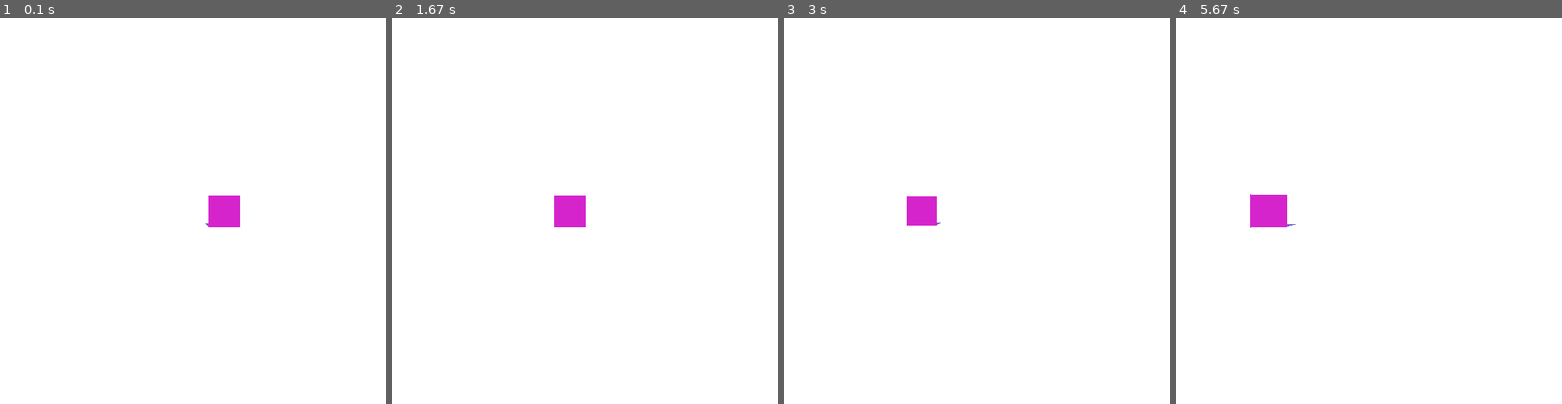
Above: before the commit, frames 1-4 (left to right).
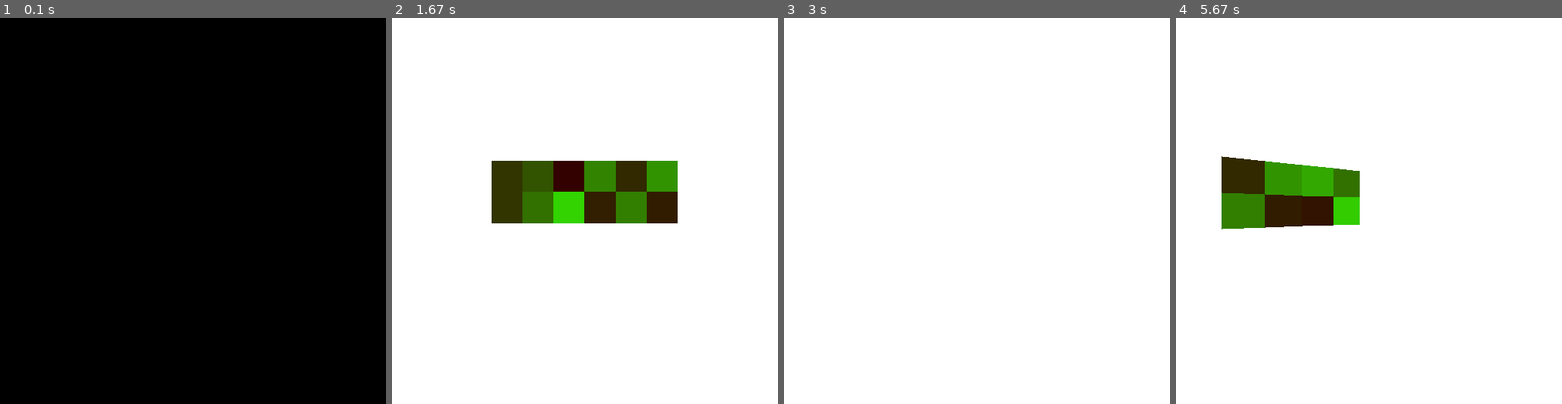
Above: after the commit, the same moments.

Repository: horus-4ever/python-pygame-3D-test
Game: pygame game, started from main.py
The game is run twice, just before and just after one commit, with the same random seed, the same clock (stepped at 60 frames per second) and the same inputs.
Inputs:
- Up to frame 1 (0.1 s): no input
- Up to frame 2 (1.67 s): hold D 0.33-0.8 s; hold Shift 0.83-1.3 s; hold D 0.83-1.3 s; hold D from 1.33 s (still down)
- Up to frame 3 (3 s): release D at 1.8 s; hold S 1.83-2.13 s; hold D 2.17-2.8 s; hold P from 2.83 s (still down); hold S from 2.83 s (still down)
- Up to frame 4 (5.67 s): release P at 3.2 s; release S at 3.2 s; tap M at 3.23 s; tap Space at 3.97 s; tap L at 4.3 s; hold Z 5.13-5.6 s; hold D 5.13-5.6 s; tap O at 5.63 s

The runs differ from the first frame. In frame 1, 100% of the frame differs, in the area x 0-100%, y 0-100%; in frame 2, 7.9%; in frame 3, 0.6%; in frame 4, 5.8%.

Commit message:
Creation of chunks

Diff:
--- a/camera.py
+++ b/camera.py
@@ -1,5 +1,8 @@
 from utils import D3Point, D2Point, D3Angle
-from math import cos, sin, tan, sqrt
+from math import cos, sin, tan, sqrt, atan, degrees, pi
+
+
+S = pi / 4
 
 
 class Camera:
@@ -8,9 +11,8 @@
         self.angle = angle
         self.relative = relative
 
-    def render_point(self, point: D3Point) -> D2Point:
+    def _render_point(self, point: D3Point):
         cx, cy, cz = self.position
-        ex, ey, ez = self.relative
         ax, ay, az = point
         x, y, z = ax - cx, ay - cy, az - cz
         cosx, cosy, cosz = map(cos, self.angle)
@@ -20,10 +22,25 @@
         dy = sinx * (cosy * z + siny * (sinz * y + cosz * x)) + cosx * (cosz * y - sinz * x)
         dz = cosx * (cosy * z + siny * (sinz * y + cosz * x)) - sinx * (cosz * y - sinz * x)
 
+        return (dx, dy, dz)
+
+    def render_point(self, point: D3Point) -> D2Point:
+        ex, ey, ez = self.relative
+        dx, dy, dz = self._render_point(point)
+
         bx = (ez * dx) / dz + ex
         by = (ez * dy) / dz + ey
 
         return D2Point(bx, by)
+
+    def can_render_from_distance(self, point: D3Point):
+        return self.distance(point) <= 80
+
+    def can_render(self, point: D3Point):
+        x2, y2, z2 = self._render_point(point)
+        if x2 < -60 or x2 > 60 or y2 < -60 or y2 > 60 or z2 < 0 or z2 > 80:
+            return False
+        return True
 
     def rotate(self, tx, ty, tz):
         self.angle.tx += tx
--- a/main.py
+++ b/main.py
@@ -2,7 +2,8 @@
 from screen import Screen
 from camera import Camera
 from utils import D3Point, D3Angle, D2Point
-from shapes import Triangle, Shape, Cube
+from shapes import Triangle, Shape, Cube, Chunk
+import random
 
 
 pygame.init()
@@ -12,7 +13,7 @@
 
 SCREEN = pygame.display.set_mode(SCREEN_SIZE)
 CLOCK = pygame.time.Clock()
-FPS = 60
+FPS = 120
 
 
 CAMERA = Camera(
@@ -37,25 +38,46 @@
 )
 """
 
-CUBE = Cube(
-    D3Point(5, 5, 50),
+"""CUBES = []
+for i in range(100):
+    for j in range(100):
+        n = random.randint(-1, 1)
+        CUBE = Cube(
+            D3Point(i * 10, 5, 50 + j * 10),
+            10
+        )
+        CUBES.append(CUBE)
+"""
+CHUNK = Chunk(
+    D3Point(-2, 0, 40),
+    2,
     10
 )
+
+CHUNKS = []
+for i in range(10):
+    for j in range(10):
+        CHUNKS.append(Chunk(
+            D3Point(i * 10 * 2, 5, 50 + j * 10 * 2),
+            2,
+            10
+        ))
+
+# CUBES = Shape(*CUBES)
 
 DISPLAY = Screen(
     SCREEN,
     CAMERA,
     D2Point(SCREEN_SIZE[0] // 2, SCREEN_SIZE[1] // 2),
-    CUBE
+    *CHUNKS
 )
 
 D_FACTOR = 0.2
 
 
 running = True
-SCREEN.fill((255, 255, 255))
 while running:
-    SCREEN.fill((255, 255, 255))
+    change = False
     keys = pygame.key.get_pressed()
     for event in pygame.event.get():
         if event.type == pygame.QUIT:
@@ -63,17 +85,37 @@
             break
     if keys[pygame.K_p]:
         DISPLAY.camera.rotate(0, 0.01, 0)
+        change = True
     if keys[pygame.K_o]:
         DISPLAY.camera.rotate(0, -0.01, 0)
+        change = True
+    if keys[pygame.K_m]:
+        DISPLAY.camera.rotate(0.01, 0, 0)
+        change = True
+    if keys[pygame.K_l]:
+        DISPLAY.camera.rotate(-0.01, 0, 0)
+        change = True
     if keys[pygame.K_z]:
         DISPLAY.camera.position.z += D_FACTOR
+        change = True
     if keys[pygame.K_s]:
         DISPLAY.camera.position.z -= D_FACTOR
+        change = True
     if keys[pygame.K_q]:
         DISPLAY.camera.position.x -= D_FACTOR
+        change = True
     if keys[pygame.K_d]:
         DISPLAY.camera.position.x += D_FACTOR
-    DISPLAY.draw()
+        change = True
+    if keys[pygame.K_SPACE]:
+        DISPLAY.camera.position.y -= D_FACTOR
+        change = True
+    if keys[pygame.K_LSHIFT]:
+        DISPLAY.camera.position.y += D_FACTOR
+        change = True
+    if change:
+        SCREEN.fill((255, 255, 255))
+        DISPLAY.draw()
     CLOCK.tick(FPS)
     pygame.display.update()
 
--- a/screen.py
+++ b/screen.py
@@ -26,5 +26,6 @@
                 last = point
 
     def draw(self):
-        for shape in reversed(sorted(self.shapes, key=lambda shape: shape.overall_distance(self.camera))):
+        shapes = filter(lambda shape: shape.can_render(self.camera), self.shapes)
+        for shape in sorted(shapes, key=lambda shape: shape.overall_distance(self.camera), reverse=True):
             shape.render(self.camera, self)
--- a/shapes.py
+++ b/shapes.py
@@ -3,17 +3,40 @@
 
 
 class Triangle:
-    __slots__ = ("p1", "p2", "p3", "color", "lines")
+    __slots__ = ("p1", "p2", "p3", "color", "lines", "center")
     def __init__(self, p1, p2, p3, lines=False, color=(0, 0, 0)):
         self.p1 = p1
         self.p2 = p2
         self.p3 = p3
         self.color = color
         self.lines = lines
+        self.center = D3Point(
+            *map(
+                lambda n: sum(n) / 3,
+                zip(self.p1, self.p2, self.p3)
+            )
+        )
 
     def render(self, camera, surface):
         p1, p2, p3 = map(camera.render_point, (self.p1, self.p2, self.p3))
+        """for ((x1, y1), (x2, y2))
+        if any(map(lambda n: n[0]> 50 or n[0] < -50 or n[1] > 50 or n[1] < -50, (p1, p2, p3))):
+            return"""
         surface.draw_triangle(p1, p2, p3, self.lines, self.color)
+
+    def can_render(self, camera):
+        """
+        for p in (self.p1, self.p2, self.p3):
+            if not camera.can_render(p):
+                return False
+        return True
+        """
+        if camera.can_render_from_distance(self.center):
+            for p in (self.p1, self.p2, self.p3):
+                if not camera.can_render(p):
+                    return False
+            return True
+        return False
 
     def overall_distance(self, camera):
         return sum(
@@ -24,15 +47,36 @@
 class Shape:
     def __init__(self, *triangles):
         self.triangles = triangles
+        self.center = D3Point(
+            *map(
+                lambda n: sum(n) / len(triangles),
+                zip(*map(lambda shape: shape.center, triangles))
+            )
+        )
 
     def overall_distance(self, camera):
         return sum(
             map(lambda triangle: triangle.overall_distance(camera), self.triangles)
         ) // len(self.triangles)
+        return camera.distance(self.center)
 
     def render(self, camera, surface):
-        for triangle in reversed(sorted(self.triangles, key=lambda triangle: triangle.overall_distance(camera))):
+        for triangle in sorted(self.triangles, key=lambda triangle: triangle.overall_distance(camera), reverse=True):
             triangle.render(camera, surface)
+
+    def can_render(self, camera):
+        """
+        for shape in self.triangles:
+            if not shape.can_render(camera):
+                return False
+        return True
+        """
+        if camera.can_render_from_distance(self.center):
+            for shape in self.triangles:
+                if not shape.can_render(camera):
+                    return False
+            return True
+        return False
 
     def __iter__(self):
         return iter(self.triangles)
@@ -41,7 +85,7 @@
         return len(self.triangles)
 
 
-class Cube:
+class Cube(Shape):
     def __init__(self, position, size):
         self.position = position
         self.size = size
@@ -54,29 +98,57 @@
         p5 = D3Point(x, y, z + size)
         p6 = D3Point(x + size, y, z + size)
         p7 = D3Point(x + size, y - size, z + size)
-        p8 = D3Point(x + size, y - size, z + size)
+        p8 = D3Point(x, y - size, z + size)
 
-        color = (randrange(255), randrange(255), randrange(255))
+        color = (50, randrange(255), 0)
         tr1 = Triangle(p1, p2, p3, color=color)
         tr2 = Triangle(p1, p4, p3, color=color)
         face1 = Shape(tr1, tr2)
 
-        color = (randrange(255), randrange(255), randrange(255))
+        color = (50, randrange(255), 0)
         tr3 = Triangle(p1, p5, p6, color=color)
         tr4 = Triangle(p1, p2, p6, color=color)
         face2 = Shape(tr3, tr4)
 
         # not finished
-        tr5 = Triangle(p4, p3, p5)
-        tr6 = Triangle(p1, p2, p6)
+        color = (50, randrange(255), 0)
+        tr5 = Triangle(p4, p3, p7, color=color)
+        tr6 = Triangle(p4, p8, p7, color=color)
         face3 = Shape(tr5, tr6)
 
-        self.faces = Shape(face1, face2)
+        color = (50, randrange(255), 0)
+        tr7 = Triangle(p2, p3, p7, color=color)
+        tr8 = Triangle(p2, p6, p7, color=color)
+        face4 = Shape(tr7, tr8)
 
-    def overall_distance(self, camera):
+        color = (50, randrange(255), 0)
+        tr9 = Triangle(p1, p5, p8, color=color)
+        tr10 = Triangle(p1, p4, p8, color=color)
+        face5 = Shape(tr9, tr10)
+
+        color = (50, randrange(255), 0)
+        tr11 = Triangle(p5, p6, p7, color=color)
+        tr12 = Triangle(p5, p8, p7, color=color)
+        face6 = Shape(tr11, tr12)
+
+        super().__init__(face1, face2, face3, face4, face5, face6)
+
+    """def overall_distance(self, camera):
         return sum(
             map(lambda shape: shape.overall_distance(camera), self.faces)
         ) // len(self.faces)
 
     def render(self, camera, surface):
         self.faces.render(camera, surface)
+    """
+
+class Chunk(Shape):
+    def __init__(self, origin: D3Point, size=5, cube_size=10):
+        x, y, z = origin
+        shapes = []
+        for i in range(size):
+            for j in range(size):
+                for k in range(size):
+                    point = D3Point(x + i * cube_size, y + j * cube_size, z + k * cube_size)
+                    shapes.append(Cube(point, cube_size))
+        super().__init__(*shapes)
--- a/test.py
+++ b/test.py
@@ -34,7 +34,7 @@
         print(vertices)
         self.vertices = vertices
         self.edges = edges
-        self.rotation = [0, 0, 0]
+        self.rotation = [3, 3, 0]
         self.len = length
 
     def rotate(self, axe, o):
@@ -57,15 +57,17 @@
 def main(screen):
     clock = pygame.time.Clock()
     size = screen.get_width(), screen.get_height()
-    vertices = [(1, 1, 1), (1, 1, -1),
-                (1, -1, 1), (1, -1, -1),
-                (-1, 1, 1), (-1, 1, -1),
-                (-1, -1, 1), (-1, -1, -1)]
+    vertices = [(-1, -1, -1), (-1, -1, 1),
+                (-1, 1, -1), (-1, 1, 1),
+                (1, -1, -1), (1, -1, 1),
+                (1, 1, -1), (1, 1, 1),
+                (0, 0, 2.25)]
     lines = [(0, 1), (0, 2), (2, 3), (1, 3),
              (4, 5), (4, 6), (6, 7), (5, 7),
-             (0, 4), (1, 5), (2, 6), (3, 7)]
+             (0, 4), (1, 5), (2, 6), (3, 7),
+             (7, 8), (1, 8), (5, 8), (3, 8)]
 
-    cube = Object(vertices, lines, 70)
+    house = Object(vertices, lines, 70)
 
     rad = 0.05
 
@@ -84,9 +86,9 @@
         keys = pygame.key.get_pressed()
         for key in params:
             if keys[key]:
-                cube.rotate(*params[key])
+                house.rotate(*params[key])
         screen.fill(WHITE)
-        draw_shape(screen, cube, size)
+        draw_shape(screen, house, size)
         pygame.display.flip()
         clock.tick(40)
 
